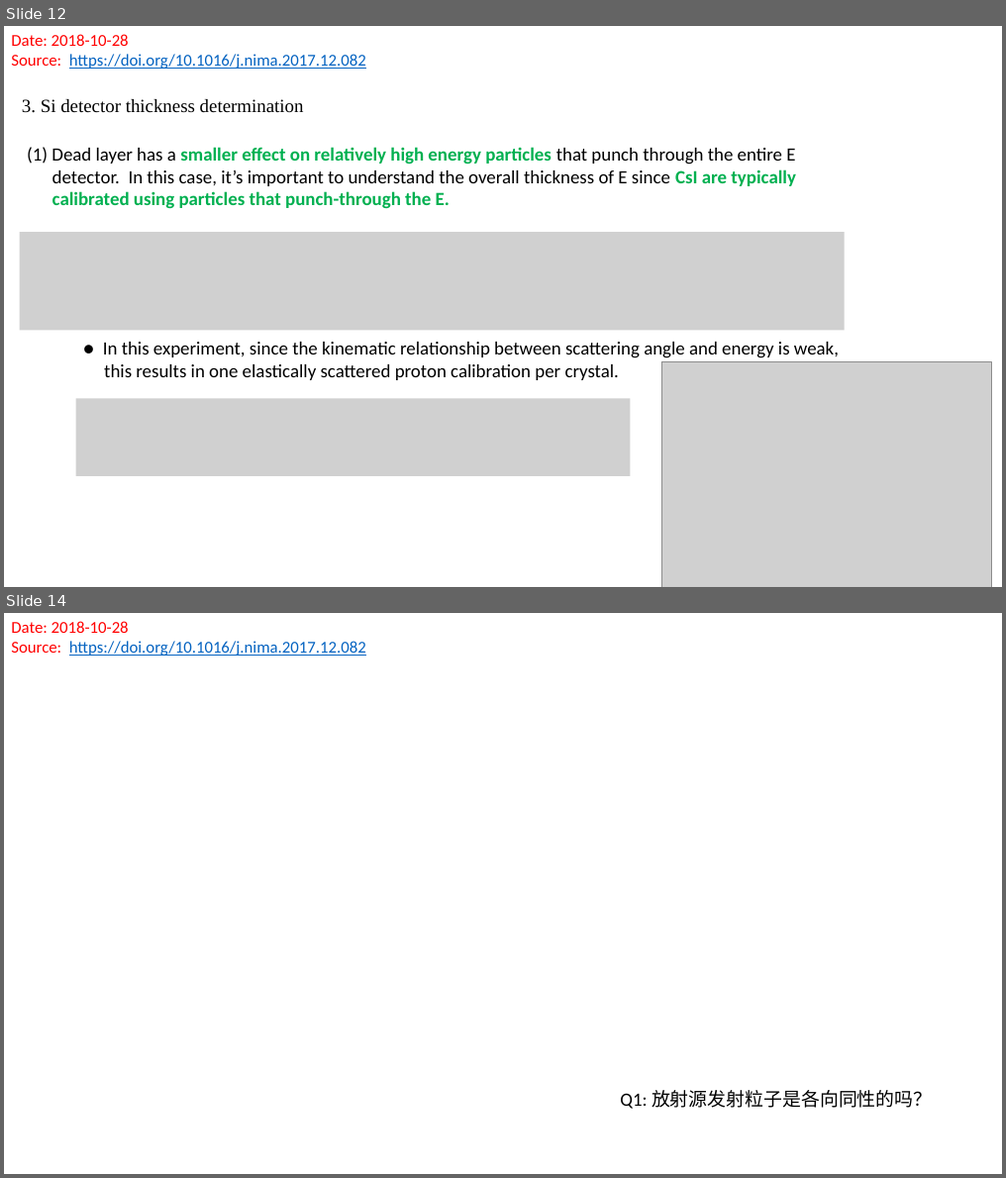
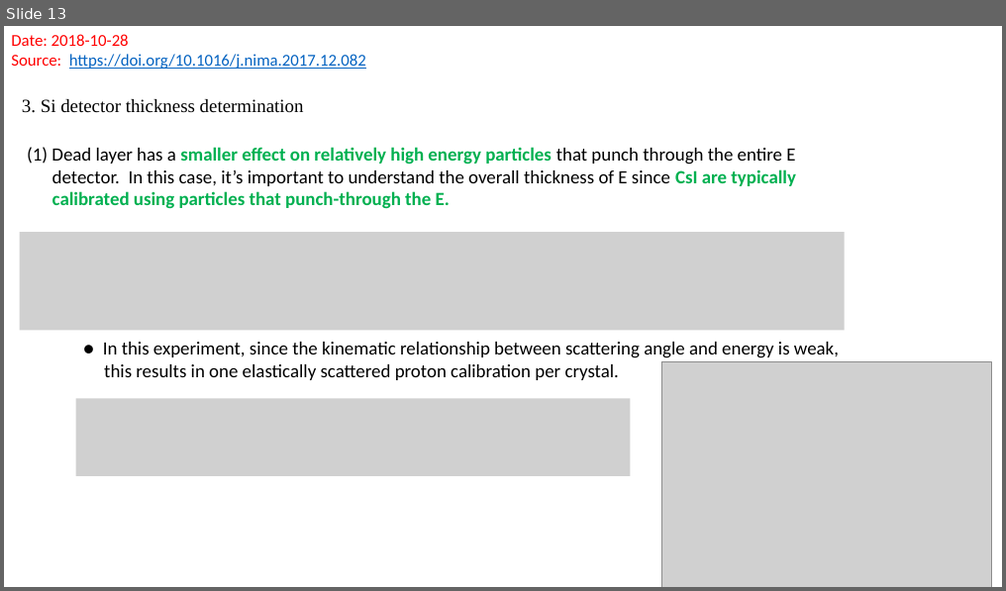
Before and after one commit to gfh16/StudyNotes, a slide deck: 03DE-E-Detector.pptx. Shown one above the other, each under a label of ours: slides 12 and 14 before the commit, slide 13 after it; the slides between them are not shown. The pictures are 1006x1178 and 1006x591 pixels, drawn with LibreOffice and Linux fonts; fonts in the diff are those of the drawing; grey boxes stand for pictures. Boxes give left, top, right and bottom in pixels: in the first picture for what was removed or moved away, otherwise in the second. Text is boxed around its words. In the diff, an @@ line names an element or a change of style, - is before the commit and + after.

```diff
--- a/03DE-E-Detector.pptx
+++ b/03DE-E-Detector.pptx
@@ slide 14 removed at <box>4,613,1002,1174</box>, background #FFFFFF @@
@@ text removed at <box>11,621,366,656</box> @@
-Date: 2018-10-28
-Source: https://doi.org/10.1016/j.nima.2017.12.082
@@ text removed at <box>620,1090,932,1109</box> @@
-Q1: 放射源发射粒子是各向同性的吗？
@@ what was slide 12 is now slide 13 @@
```
Also in this commit, not shown: 2 slides changed, 2 slides added, 1 other slide removed.
